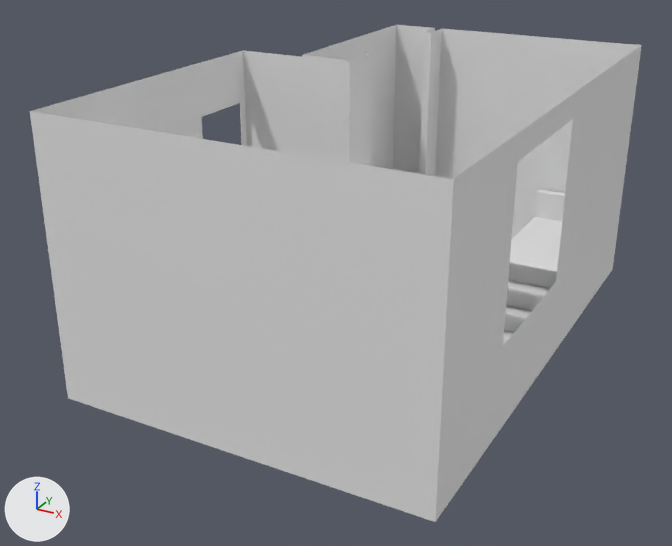
What one commit did to the glTF model public/models/bunkbed-pre-design.glb.
Camera for both pictures: a 50 mm camera at (4.01, -8.48, 4.72) aimed at (-0.25, -0.75, 0.85). The lights are fixed; the arrows at lower left show +X, +Y and +Z. The picture after the commit comes second. Where no turn or scale is listed for an object, it has been applied to the vertices.

Before the edit, the objects in view are built like this:
```python
me_plane = bpy.data.meshes.new('Plane')
me_plane.from_pydata(...)  # 54 vertices, 66 faces; spans x -1.11..1.19, y -3.33..2.22, z -1.64..1.1
me_plane.materials.append(mat_building)  # white #e7e7e7
me_plane_001 = bpy.data.meshes.new('Plane.001')
me_plane_001.from_pydata(...)  # 16 vertices, 16 faces; spans x -0.04, y -2.36..3.19, z -1.57..1.18
me_plane_001.materials.append(mat_building)  # white #e7e7e7
me_plane_003 = bpy.data.meshes.new('Plane.003')
me_plane_003.from_pydata(...)  # 21 vertices, 20 faces; spans x -1.11..2.64, y -3.33..2.22, z -1.64..1.1
me_plane_003.materials.append(mat_building)  # white #e7e7e7
ob_innerwall = bpy.data.objects.new('innerWall', me_plane)
ob_innerwall.location = (-0.75, 0.27, 1.75)
ob_innerwall_001 = bpy.data.objects.new('innerWall.001', me_plane_003)
ob_innerwall_001.location = (-0.75, 0.27, 1.75)
ob_outerwall = bpy.data.objects.new('outerWall', me_plane_001)
ob_outerwall.location = (1.93, -0.7, 1.68)
# also in view: 'cabinet' at (1.38, 0.24, 0.55); 'twin' at (1.38, 1.44, 0.55); 'bunk' at (-0.78, -2.29, 1.17)
```
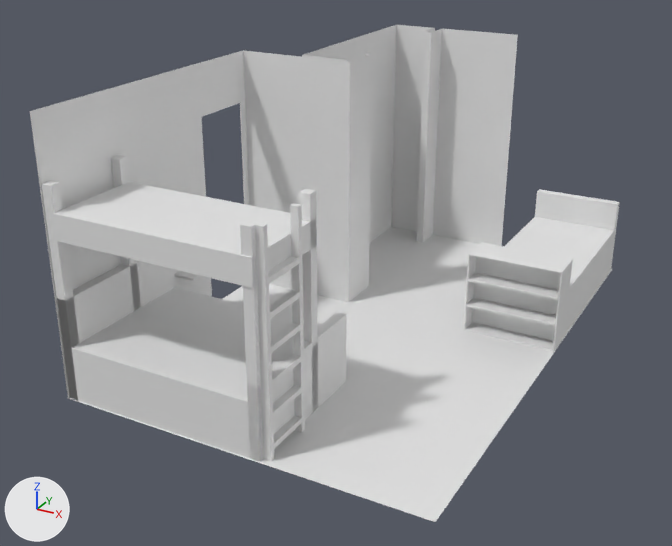
Pixel boxes [x1, y1, x2, y2] of what changed, in the pictures (672 x 546 px):
'innerWall.001', deleted
    before: [30, 35, 641, 522]
'outerWall', deleted
    before: [435, 45, 642, 522]
'bunk', unchanged, uncovered by the edit
    before: [53, 214, 253, 288]
    after: [42, 155, 346, 462]
'floor', unchanged, uncovered by the edit
    before: [503, 340, 507, 346]
    after: [68, 227, 612, 522]
'cabinet', unchanged, uncovered by the edit
    before: [503, 248, 559, 341]
    after: [464, 242, 573, 351]
'twin', unchanged, uncovered by the edit
    before: [511, 189, 565, 257]
    after: [504, 189, 620, 336]

Edits to the bpy script that builds the scene:
```text
Remove ob_innerwall_001:
    ob_innerwall_001 = bpy.data.objects.new('innerWall.001', me_plane_003)
    ob_innerwall_001.location = (-0.75, 0.27, 1.75)
Remove ob_outerwall:
    ob_outerwall = bpy.data.objects.new('outerWall', me_plane_001)
    ob_outerwall.location = (1.93, -0.7, 1.68)
```
